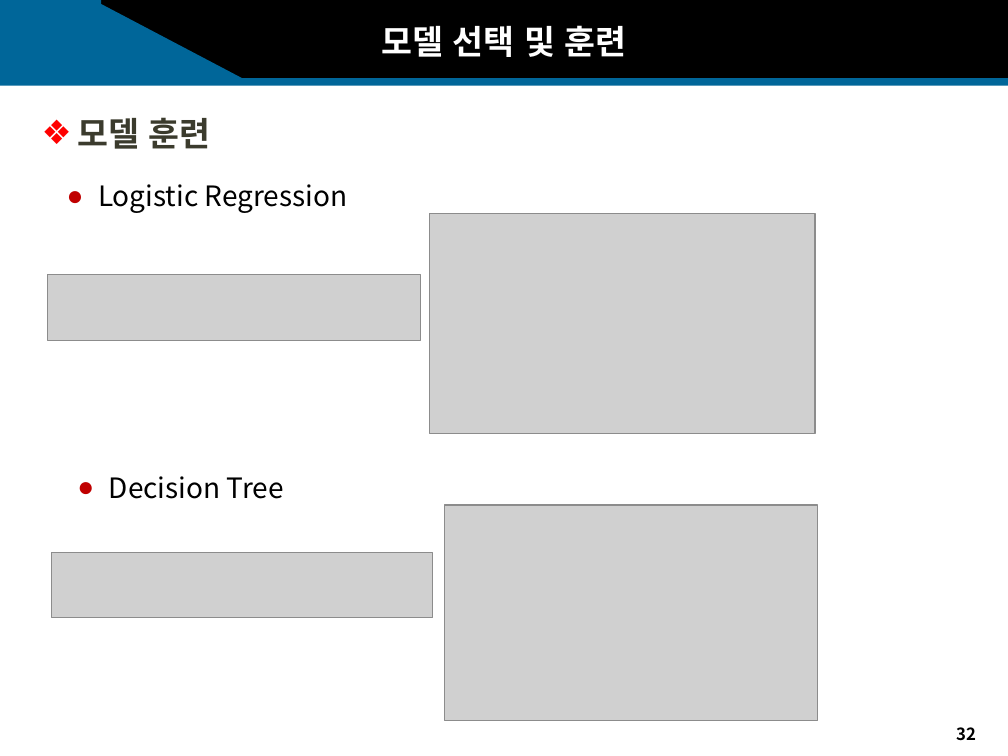
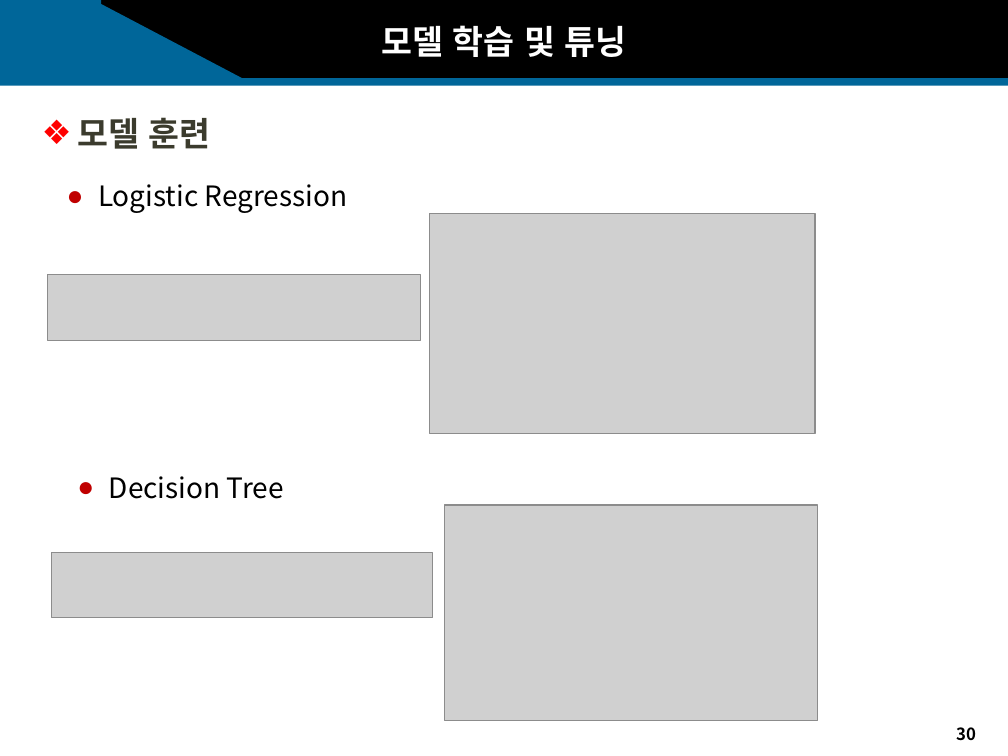
Before and after one commit to sakura09040904/Portfolio, a slide deck: slide 30 of 2. 1학년2학기/1. 어프렌티스 프로젝트/11주차_기말프로젝트/11주차_과제_발표자료.pptx (slide 32 before the commit). Drawn at 1008x756 pixels with LibreOffice and Linux fonts; fonts in the diff are those of the drawing; grey boxes stand for pictures; background and template pictures are left out. Boxes give left, top, right and bottom in pixels: in the first picture for what was removed or moved away, otherwise in the second. Text is boxed around its words. In the diff, an @@ line names an element or a change of style, - is before the commit and + after.

```diff
--- a/2. 1학년2학기/1. 어프렌티스 프로젝트/11주차_기말프로젝트/11주차_과제_발표자료.pptx
+++ b/2. 1학년2학기/1. 어프렌티스 프로젝트/11주차_기말프로젝트/11주차_과제_발표자료.pptx
@@ text at box(382, 25, 627, 57): text changed @@
-모델 선택 및 훈련
+모델 학습 및 튜닝
@@ page number at box(956, 727, 976, 741): text changed @@
-32
+30
```
Also in this commit, not shown: 20 other slides changed, 1 slide added, 4 slides removed, 2 other files.
